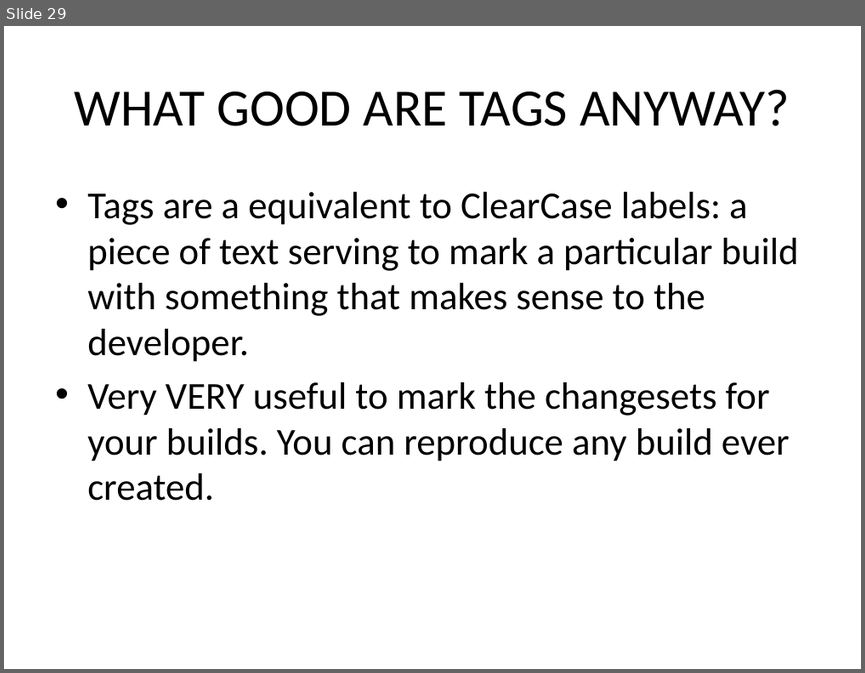
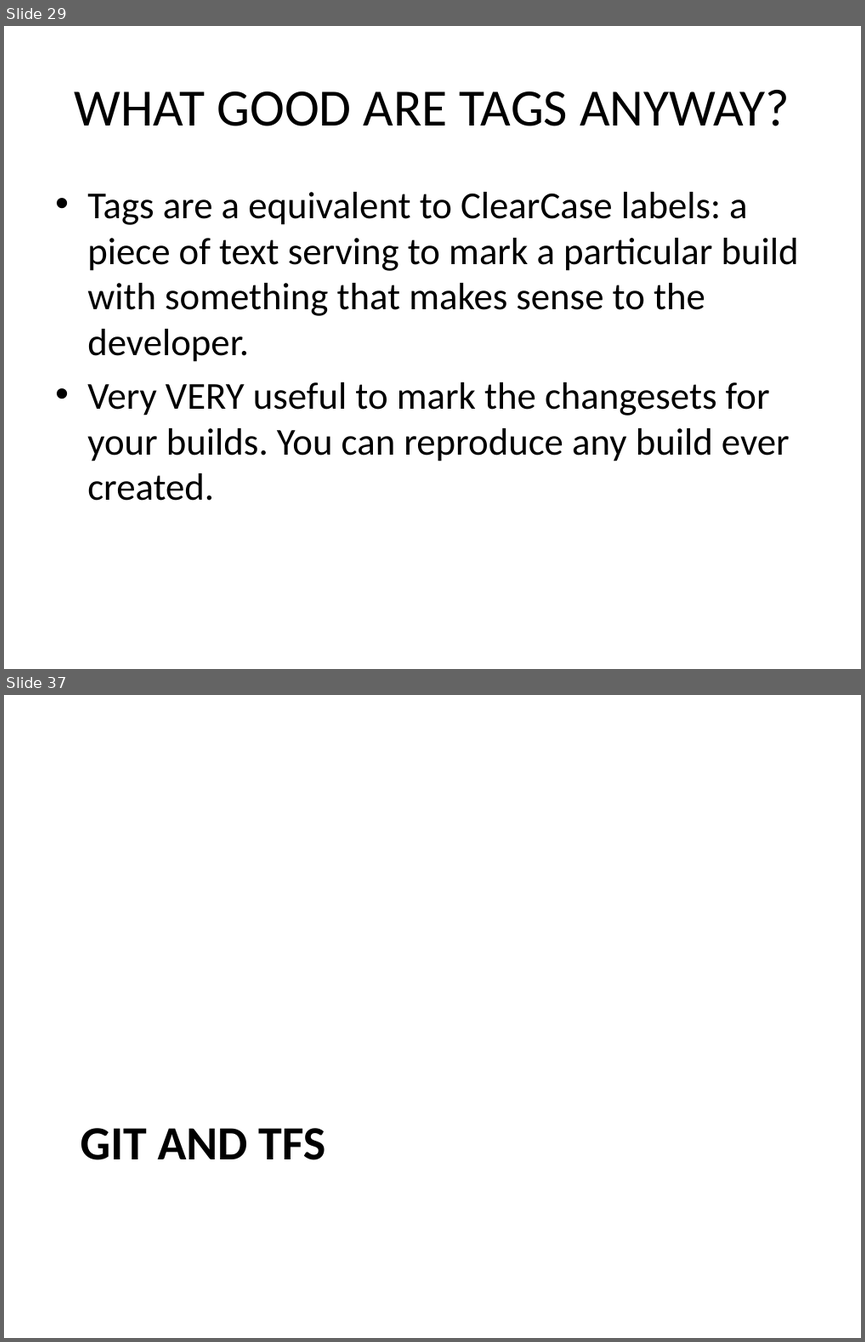
Before and after one commit to kangelov/gitdemo, a slide deck: powerpoint/An Introduction to GIT.pptx. Shown one above the other, each under a label of ours: slide 29 before the commit, slides 29 and 37 after it; the slides between them are not shown. The pictures are 865x673 and 865x1342 pixels, drawn with LibreOffice and Linux fonts; fonts in the diff are those of the drawing. Boxes give left, top, right and bottom in pixels: in the first picture for what was removed or moved away, otherwise in the second. Text is boxed around its words. In the diff, an @@ line names an element or a change of style, - is before the commit and + after.

```diff
--- a/powerpoint/An Introduction to GIT.pptx
+++ b/powerpoint/An Introduction to GIT.pptx
@@ slide 37 added at [4, 695, 861, 1338], background #FFFFFF @@
@@ title added at [80, 1128, 325, 1160], 40 pt, text #000000, bold @@
+GIT AND TFS
```
Also in this commit, not shown: 1 slide changed, 8 other slides added.
